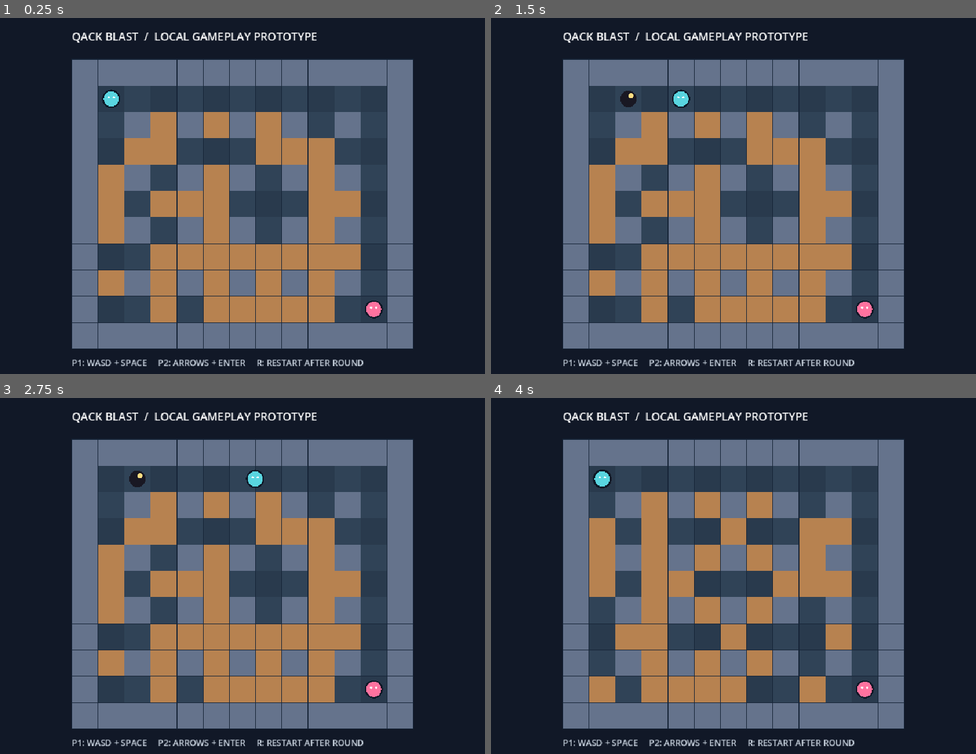
Above: before the commit, frames 1-4 (two rows, left to right).
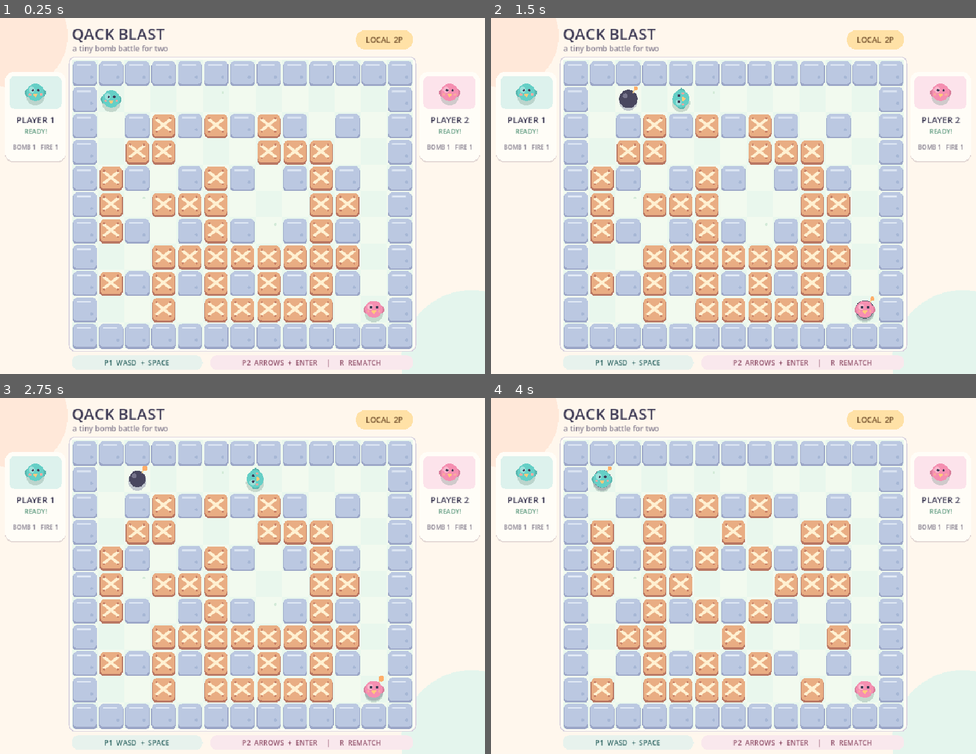
Above: after the commit, the same moments.

Repository: kampanat-rua-nxz-group/qack-blast
Game: Godot game, scene res://scenes/arena.tscn
Two runs of this game, one before a commit and one after it. Both use one fixed random seed, a clock stepped at 60 frames per second and the inputs below.
Inputs:
- Up to frame 1 (0.25 s): no input
- Up to frame 2 (1.5 s): tap Enter at 0.5 s; hold D 0.53-1.28 s; hold R 0.53-1.28 s; tap Space at 0.77 s; hold S from 1.28 s (still down); tap R at 1.35 s
- Up to frame 3 (2.75 s): tap Space at 1.52 s; release S at 2.03 s; hold D from 2.03 s (still down); hold R from 2.03 s (still down); tap Enter at 2.1 s
- Up to frame 4 (4 s): release D at 2.78 s; release R at 2.78 s; hold W 2.78-3.53 s; tap R at 2.85 s; tap Space at 3.02, 3.5, 3.77 s; hold A from 3.53 s (still down); hold R from 3.53 s (still down)

The runs differ from the first frame. In frame 1, 98% of the frame differs, in the area x 0-100%, y 0-100%; in frame 2, 98%; in frame 3, 98%; in frame 4, 98%.

Commit message:
feat(ui): refresh arena art and animate player ducks
- redraw the arena and HUD in a pastel style

- turn ducks toward valid moves and add a walk bounce

- test facing behavior for valid and blocked moves

Diff:
--- a/scripts/arena.gd
+++ b/scripts/arena.gd
@@ -13,7 +13,7 @@
 const OPEN = 0
 const PICKUP_BOMB_CAPACITY = 0
 const PICKUP_BLAST_RANGE = 1
-const COLORS = [Color("59d5e0"), Color("ff729f")]
+const COLORS = [Color("65cfc6"), Color("f58fb1")]
 const DIRECTIONS = [Vector2i.LEFT, Vector2i.RIGHT, Vector2i.UP, Vector2i.DOWN]
 
 var board: Array = []
@@ -59,7 +59,7 @@
 	ensure_spawn_route(spawns[0], spawns[1])
 	players = []
 	for tile in spawns:
-		players.append({"pos": center(tile), "alive": true, "bomb_limit": 1, "range": 1, "safe_bomb": Vector2i(-1, -1)})
+		players.append({"pos": center(tile), "alive": true, "bomb_limit": 1, "range": 1, "safe_bomb": Vector2i(-1, -1), "facing": 0.0, "visual_facing": 0.0, "walk_phase": 0.0})
 	queue_redraw()
 
 
@@ -126,7 +126,10 @@
 	for i in range(players.size()):
 		if not players[i].alive:
 			continue
+		var old_pos: Vector2 = players[i].pos
 		move_player(i, delta)
+		players[i].visual_facing = lerp_angle(players[i].visual_facing, players[i].facing, minf(1.0, delta * 12.0))
+		players[i].walk_phase = players[i].walk_phase + delta * 18.0 if players[i].pos != old_pos else 0.0
 		var drop := Input.is_key_pressed(KEY_SPACE if i == 0 else KEY_ENTER)
 		if drop and not previous_drop[i]:
 			place_bomb(i)
@@ -187,6 +190,7 @@
 	var target := center(next_tile)
 	if can_stand(target, i):
 		move_targets[i] = target
+		players[i].facing = direction.angle() - PI / 2.0
 
 
 func move_player(i: int, delta: float) -> void:
@@ -283,35 +287,129 @@
 
 
 func _draw() -> void:
-	draw_rect(Rect2(Vector2.ZERO, Vector2(960, 704)), Color("111827"))
+	var font := ThemeDB.fallback_font
+	draw_rect(Rect2(Vector2.ZERO, Vector2(960, 704)), Color("fff7ed"))
+	draw_circle(Vector2(30, 35), 104.0, Color("ffe8d9"))
+	draw_circle(Vector2(934, 678), 140.0, Color("e4f5ed"))
+	draw_string(font, Vector2(142, 43), "QACK BLAST", HORIZONTAL_ALIGNMENT_LEFT, -1, 31, Color("403d57"))
+	draw_string(font, Vector2(143, 66), "a tiny bomb battle for two", HORIZONTAL_ALIGNMENT_LEFT, -1, 15, Color("867f91"))
+	rounded_box(Rect2(704, 24, 114, 38), Color("ffe1a6"), 19.0)
+	centered_text("LOCAL  2P", Vector2(761, 49), 15, Color("73512d"))
+	rounded_box(Rect2(136, 76, 688, 584), Color("d8d2df"), 13.0)
+	rounded_box(Rect2(138, 78, 684, 580), Color("fffdf6"), 11.0)
 	for y in range(HEIGHT):
 		for x in range(WIDTH):
 			var tile := Vector2i(x, y)
 			var rect := Rect2(ORIGIN + Vector2(x, y) * CELL, Vector2.ONE * CELL)
-			var color := Color("293a4d") if (x + y) % 2 == 0 else Color("304357")
-			if board[y][x] == WALL: color = Color("65738c")
-			if board[y][x] == CRATE: color = Color("b78250")
-			draw_rect(rect, color)
-			draw_rect(rect, Color("162437"), false, 1.0)
+			draw_rect(rect, Color("e9f7ed") if (x + y) % 2 == 0 else Color("f2faef"))
+			if board[y][x] == WALL:
+				draw_wall(rect)
+			elif board[y][x] == CRATE:
+				draw_crate(rect)
+			elif (x * 7 + y * 11) % 23 == 0:
+				draw_circle(center(tile) + Vector2(13, -12), 2.5, Color("d3ebd8"))
 			if pickups.has(tile):
-				draw_circle(center(tile), 13.0, Color("ffd66b") if pickups[tile] == PICKUP_BOMB_CAPACITY else Color("ad8aff"))
+				draw_pickup(center(tile), pickups[tile])
 	for bomb in bombs:
-		var pulse := 1.0 + 0.12 * sin(Time.get_ticks_msec() * 0.012)
-		draw_circle(center(bomb.tile), 17.0 * pulse, Color("191823"))
-		draw_circle(center(bomb.tile) + Vector2(5, -6), 5.0, Color("ffdd82"))
+		draw_bomb(center(bomb.tile), bomb.time)
 	for flame in flames:
-		draw_rect(Rect2(center(flame.tile) - Vector2.ONE * 23.0, Vector2.ONE * 46.0), Color("ffb34f"))
-		draw_circle(center(flame.tile), 14.0, Color("fff0a0"))
+		var spot: Vector2 = center(flame.tile)
+		rounded_box(Rect2(spot - Vector2(23, 23), Vector2(46, 46)), Color("ff9b5e"), 16.0)
+		draw_circle(spot, 18.0, Color("ffd36d"))
+		draw_circle(spot, 10.0, Color("fff3bd"))
 	for i in range(players.size()):
 		if players[i].alive:
-			draw_circle(players[i].pos, RADIUS + 3.0, Color("0d1827"))
-			draw_circle(players[i].pos, RADIUS, COLORS[i])
-			draw_circle(players[i].pos + Vector2(-5, -3), 2.0, Color.WHITE)
-			draw_circle(players[i].pos + Vector2(5, -3), 2.0, Color.WHITE)
+			draw_duck(players[i].pos, i, players[i].visual_facing, players[i].walk_phase)
+	for i in range(players.size()):
+		draw_player_card(i)
+	rounded_box(Rect2(142, 667, 259, 29), Color("e7f2ed"), 14.0)
+	rounded_box(Rect2(416, 667, 402, 29), Color("f9e8ed"), 14.0)
+	centered_text("P1  WASD  +  SPACE", Vector2(271, 687), 14, Color("366b68"))
+	centered_text("P2  ARROWS  +  ENTER     |     R  REMATCH", Vector2(617, 687), 14, Color("92536b"))
+	if round_over:
+		draw_rect(Rect2(ORIGIN, Vector2(WIDTH * CELL, HEIGHT * CELL)), Color("44395488"))
+		rounded_box(Rect2(273, 258, 414, 166), Color("b4a5b8"), 25.0)
+		rounded_box(Rect2(269, 253, 414, 166), Color("fffaf0"), 25.0)
+		centered_text("ROUND OVER", Vector2(476, 292), 16, Color("aa8a89"))
+		centered_text("IT'S A DRAW!" if result == "DRAW" else "PLAYER %d WINS!" % (1 if result == "PLAYER 1 WINS" else 2), Vector2(476, 347), 32, Color("403d57"))
+		rounded_box(Rect2(352, 368, 248, 36), Color("ffe1a6"), 18.0)
+		centered_text("PRESS R TO PLAY AGAIN", Vector2(476, 392), 16, Color("73512d"))
+
+
+func rounded_box(rect: Rect2, color: Color, radius: float) -> void:
+	draw_rect(Rect2(rect.position + Vector2(radius, 0), Vector2(rect.size.x - radius * 2, rect.size.y)), color)
+	draw_rect(Rect2(rect.position + Vector2(0, radius), Vector2(rect.size.x, rect.size.y - radius * 2)), color)
+	for offset in [Vector2(radius, radius), Vector2(rect.size.x - radius, radius), Vector2(radius, rect.size.y - radius), Vector2(rect.size.x - radius, rect.size.y - radius)]:
+		draw_circle(rect.position + offset, radius, color)
+
+
+func centered_text(value: String, baseline: Vector2, size: int, color: Color) -> void:
 	var font := ThemeDB.fallback_font
-	draw_string(font, Vector2(142, 45), "QACK BLAST  /  LOCAL GAMEPLAY PROTOTYPE", HORIZONTAL_ALIGNMENT_LEFT, -1, 22, Color.WHITE)
-	draw_string(font, Vector2(142, 688), "P1: WASD + SPACE     P2: ARROWS + ENTER     R: RESTART AFTER ROUND", HORIZONTAL_ALIGNMENT_LEFT, -1, 17, Color("cbd5e1"))
-	if round_over:
-		draw_rect(Rect2(Vector2(272, 300), Vector2(416, 112)), Color("111827cc"))
-		draw_string(font, Vector2(320, 352), result, HORIZONTAL_ALIGNMENT_LEFT, -1, 30, Color.WHITE)
-		draw_string(font, Vector2(320, 386), "Press R to play again", HORIZONTAL_ALIGNMENT_LEFT, -1, 18, Color("ffdd82"))
+	var width := font.get_string_size(value, HORIZONTAL_ALIGNMENT_LEFT, -1, size).x
+	draw_string(font, baseline - Vector2(width * 0.5, 0), value, HORIZONTAL_ALIGNMENT_LEFT, -1, size, color)
+
+
+func draw_wall(rect: Rect2) -> void:
+	rounded_box(Rect2(rect.position + Vector2(0, 3), rect.size).grow(-2.0), Color("9ba6c7"), 8.0)
+	rounded_box(rect.grow(-3.0), Color("bbc8e1"), 8.0)
+	draw_line(rect.position + Vector2(11, 11), rect.position + Vector2(37, 11), Color("e4ecf7"), 3.0, true)
+	draw_circle(rect.position + Vector2(39, 35), 3.0, Color("a6b7d5"))
+
+
+func draw_crate(rect: Rect2) -> void:
+	rounded_box(Rect2(rect.position + Vector2(0, 3), rect.size).grow(-3.0), Color("b97763"), 9.0)
+	rounded_box(rect.grow(-4.0), Color("e9ad83"), 9.0)
+	draw_line(rect.position + Vector2(11, 14), rect.position + Vector2(40, 37), Color("fff1d2"), 5.0, true)
+	draw_line(rect.position + Vector2(40, 14), rect.position + Vector2(11, 37), Color("fff1d2"), 5.0, true)
+	for dot in [Vector2(12, 12), Vector2(39, 12), Vector2(12, 39), Vector2(39, 39)]:
+		draw_circle(rect.position + dot, 2.0, Color("c67f66"))
+
+
+func draw_pickup(pos: Vector2, kind: int) -> void:
+	draw_circle(pos + Vector2(0, 3), 17.0, Color("b5cbbd"))
+	draw_circle(pos, 17.0, Color("ffe2a0") if kind == PICKUP_BOMB_CAPACITY else Color("d9c6f6"))
+	draw_circle(pos, 12.0, Color("fff5d5") if kind == PICKUP_BOMB_CAPACITY else Color("f3e9ff"))
+	if kind == PICKUP_BOMB_CAPACITY:
+		draw_line(pos + Vector2(-7, 0), pos + Vector2(7, 0), Color("aa714f"), 4.0, true)
+		draw_line(pos + Vector2(0, -7), pos + Vector2(0, 7), Color("aa714f"), 4.0, true)
+	else:
+		draw_colored_polygon(PackedVector2Array([pos + Vector2(-8, 3), pos + Vector2(0, -7), pos + Vector2(8, 3), pos + Vector2(3, 3), pos + Vector2(3, 8), pos + Vector2(-3, 8), pos + Vector2(-3, 3)]), Color("9d72c9"))
+
+
+func draw_bomb(pos: Vector2, fuse: float) -> void:
+	var pulse := 1.0 + 0.07 * sin(Time.get_ticks_msec() * 0.013)
+	draw_circle(pos + Vector2(0, 5), 18.0, Color("c0c6ce"))
+	draw_circle(pos, 17.0 * pulse, Color("49475f"))
+	draw_circle(pos + Vector2(-6, -6), 5.0, Color("77758c"))
+	draw_line(pos + Vector2(9, -12), pos + Vector2(14, -20), Color("f7d292"), 3.0, true)
+	draw_circle(pos + Vector2(15, -21), 4.0 if fuse > 0.6 else 5.5, Color("ffae69"))
+
+
+func draw_duck(pos: Vector2, player_index: int, angle: float = 0.0, phase: float = 0.0) -> void:
+	var color: Color = COLORS[player_index]
+	draw_circle(pos + Vector2(0, 8), 18.0, Color("78978a55"))
+	var bounce := -absf(sin(phase)) * 2.5
+	var wing_spread := absf(sin(phase)) * 2.0
+	draw_set_transform(pos + Vector2(0, bounce), angle, Vector2.ONE)
+	draw_circle(Vector2(-13 - wing_spread, 1), 8.0, color.darkened(0.12))
+	draw_circle(Vector2(13 + wing_spread, 1), 8.0, color.darkened(0.12))
+	draw_circle(Vector2.ZERO, 17.0, color)
+	draw_circle(Vector2(-7, -5), 6.0, color.lightened(0.35))
+	draw_circle(Vector2(-5, -4), 2.5, Color("403d57"))
+	draw_circle(Vector2(6, -4), 2.5, Color("403d57"))
+	draw_colored_polygon(PackedVector2Array([Vector2(-5, 3), Vector2(5, 3), Vector2(0, 10)]), Color("ffca79"))
+	draw_circle(Vector2(-11, 4), 2.5, Color("f9a8a0"))
+	draw_circle(Vector2(11, 4), 2.5, Color("f9a8a0"))
+	draw_set_transform(Vector2.ZERO, 0.0, Vector2.ONE)
+
+
+func draw_player_card(i: int) -> void:
+	var x := 10.0 if i == 0 else 830.0
+	var tint := Color("ddf2ed") if i == 0 else Color("fce3eb")
+	rounded_box(Rect2(x, 110, 120, 176), Color("e3d8d5"), 17.0)
+	rounded_box(Rect2(x, 107, 120, 176), Color("fffdf7"), 17.0)
+	rounded_box(Rect2(x + 8, 115, 104, 65), tint, 12.0)
+	draw_duck(Vector2(x + 60, 147), i)
+	centered_text("PLAYER %d" % (i + 1), Vector2(x + 60, 208), 17, Color("403d57"))
+	centered_text("READY!" if players[i].alive else "OUT!", Vector2(x + 60, 229), 13, Color("5f9b80") if players[i].alive else Color("c77c83"))
+	centered_text("BOMB %d   FIRE %d" % [players[i].bomb_limit, players[i].range], Vector2(x + 60, 260), 12, Color("827b8b"))
--- a/tests/arena_test.gd
+++ b/tests/arena_test.gd
@@ -20,6 +20,7 @@
 	test_bomb_exit(arena)
 	test_one_press_moves_one_tile(arena)
 	test_hold_repeats_at_tile_centers(arena)
+	test_facing_tracks_actual_movement(arena)
 	test_initial_blast_range(arena)
 	test_simultaneous_blasts(arena)
 	test_pickup_after_simultaneous_blasts(arena)
@@ -152,6 +153,18 @@
 	check(arena.players[0].pos == start + Vector2(arena.CELL * 2, -arena.CELL), "release after turning stops at center")
 
 
+func test_facing_tracks_actual_movement(arena) -> void:
+	arena.new_round()
+	clear_crates(arena)
+	arena.players[0].pos = arena.center(Vector2i(3, 3))
+	arena.start_move(0, Vector2.RIGHT)
+	check(is_equal_approx(arena.players[0].get("facing", 0.0), -PI / 2.0), "duck faces right when moving right")
+	arena.move_targets[0] = Vector2.ZERO
+	arena.board[2][3] = arena.CRATE
+	arena.start_move(0, Vector2.UP)
+	check(is_equal_approx(arena.players[0].get("facing", 0.0), -PI / 2.0), "blocked movement does not turn the duck")
+
+
 func test_initial_blast_range(arena) -> void:
 	arena.new_round()
 	clear_crates(arena)
